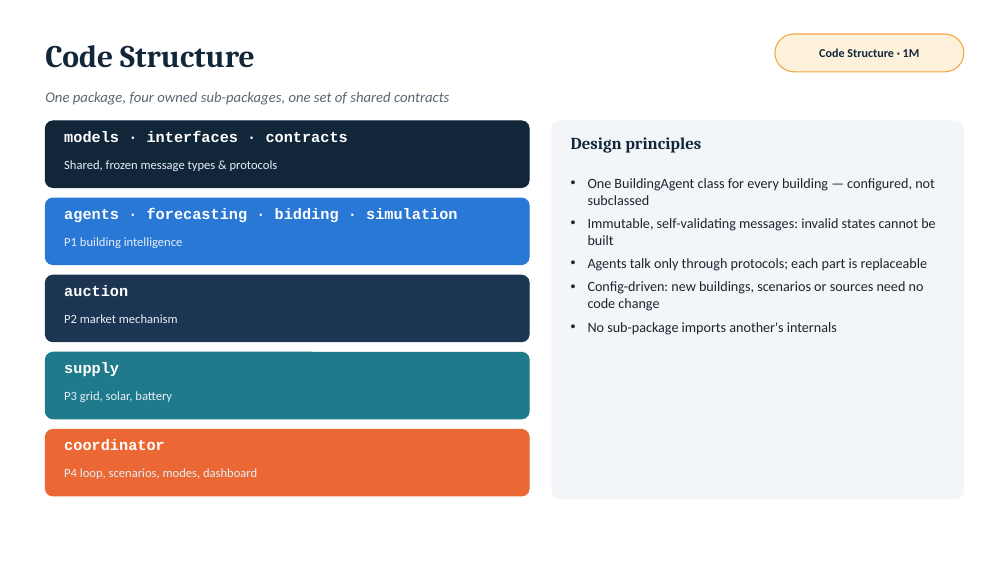
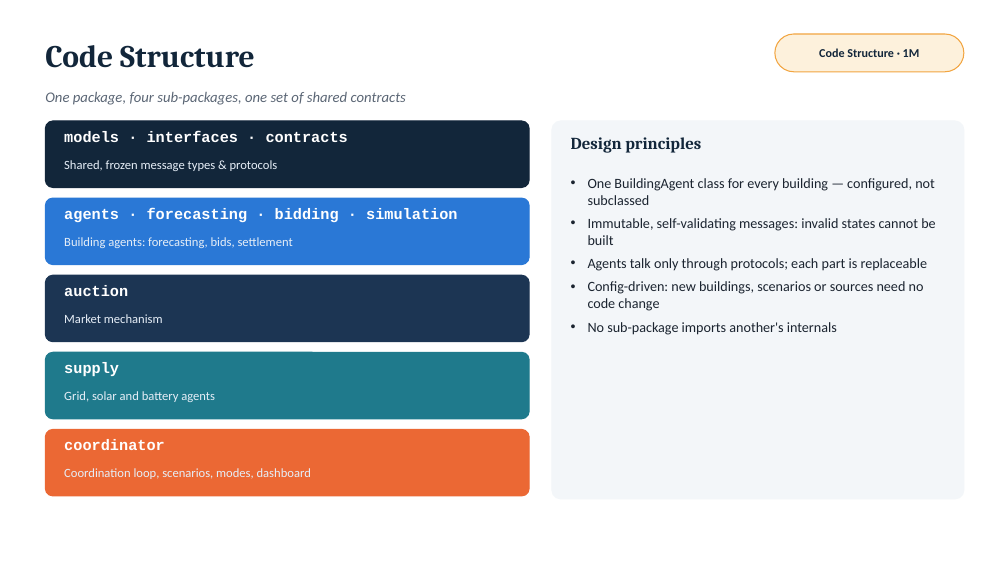
Before and after one commit to Shan713/GridWeave, a slide deck: slide 11 of presentations/GridWeave_Review2.pptx. Drawn at 1008x567 pixels with LibreOffice and Linux fonts; fonts in the diff are those of the drawing. Boxes give left, top, right and bottom in pixels: in the first picture for what was removed or moved away, otherwise in the second. Text is boxed around its words. In the diff, an @@ line names an element or a change of style, - is before the commit and + after.

Commit message:
Remove workstream labels from Review 2 and tidy the forecasting slide

```diff
--- a/presentations/GridWeave_Review2.pptx
+++ b/presentations/GridWeave_Review2.pptx
@@ text at (45, 92, 406, 105): text changed @@
-One package, four owned sub-packages, one set of shared contracts
+One package, four sub-packages, one set of shared contracts
@@ text at (64, 237, 293, 248): text changed @@
-P1 building intelligence
+Building agents: forecasting, bids, settlement
@@ text at (64, 314, 163, 323): text changed @@
-P2 market mechanism
+Market mechanism
@@ text at (64, 391, 215, 402): text changed @@
-P3 grid, solar, battery
+Grid, solar and battery agents
@@ text at (64, 468, 311, 479): text changed @@
-P4 loop, scenarios, modes, dashboard
+Coordination loop, scenarios, modes, dashboard
```
Also in this commit, not shown: 3 other slides changed, 2 other files.
